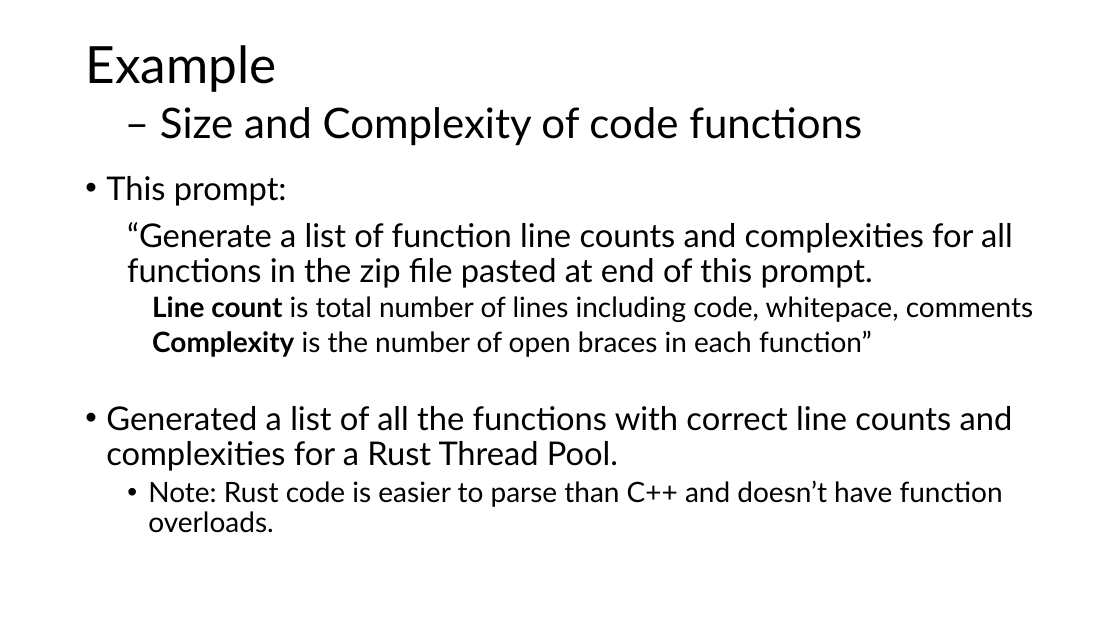
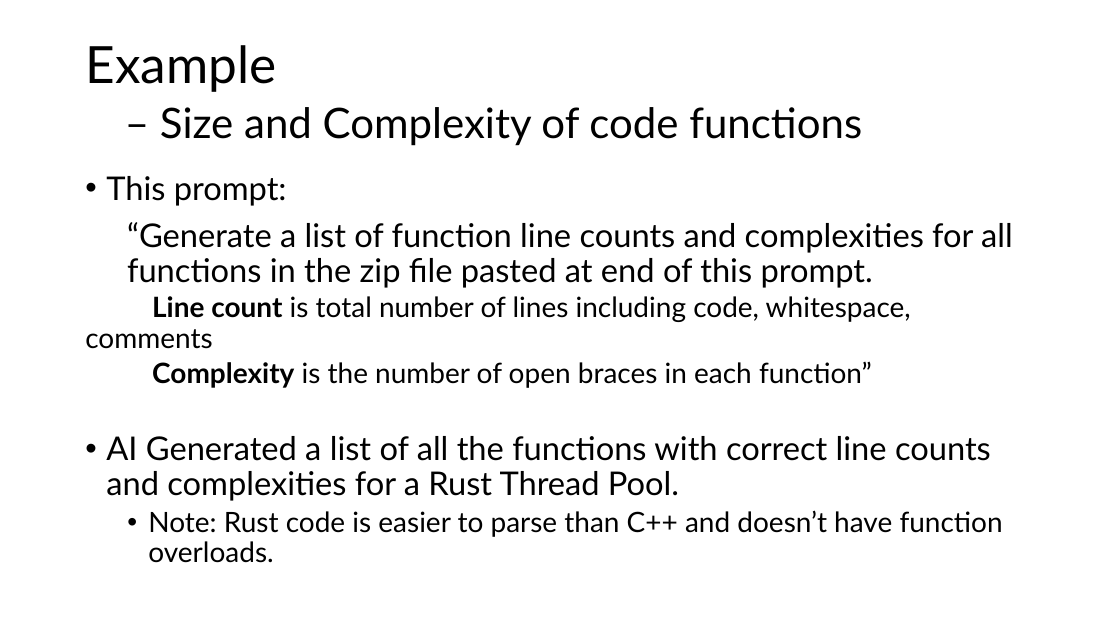
Before and after one commit to JimFawcett/NewSite, a slide deck: slide 8 of documents/AI Chat Bots.pptx (slide 7 before the commit). Drawn at 1120x630 pixels with LibreOffice and Linux fonts; fonts in the diff are those of the drawing. Boxes give left, top, right and bottom in pixels: in the first picture for what was removed or moved away, otherwise in the second. Text is boxed around its words. In the diff, an @@ line names an element or a change of style, - is before the commit and + after.

```diff
--- a/documents/AI Chat Bots.pptx
+++ b/documents/AI Chat Bots.pptx
@@ text at box(85, 222, 1013, 501): text changed @@
-“Generate a list of function line counts and complexities for all
-functions in the zip file pasted at end of this prompt.
-Line count is total number of lines including code, whitepace, comments
-Complexity is the number of open braces in each function”
-• Generated a list of all the functions with correct line counts and complexities for a Rust Thread Pool.
+“Generate a list of function line counts and complexities for all
+functions in the zip file pasted at end of this prompt.
+Line count is total number of lines including code, whitespace, comments
+Complexity is the number of open braces in each function”
+• AI Generated a list of all the functions with correct line counts and complexities for a Rust Thread Pool.
```
Also in this commit, not shown: 4 other slides changed, 2 slides added, 2 other files.
